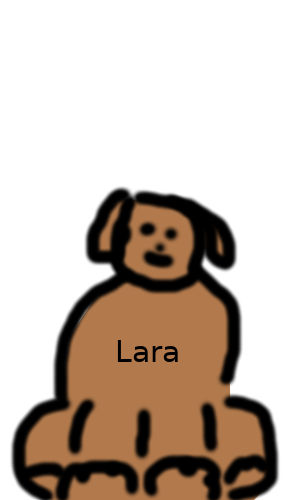
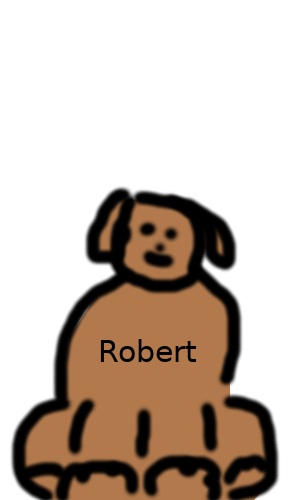
Revision of a layered w=300, h=500 image; what changed, layer by layer:
renamed "Lara" to "Robert", painted on it over [100, 339, 197, 362]
